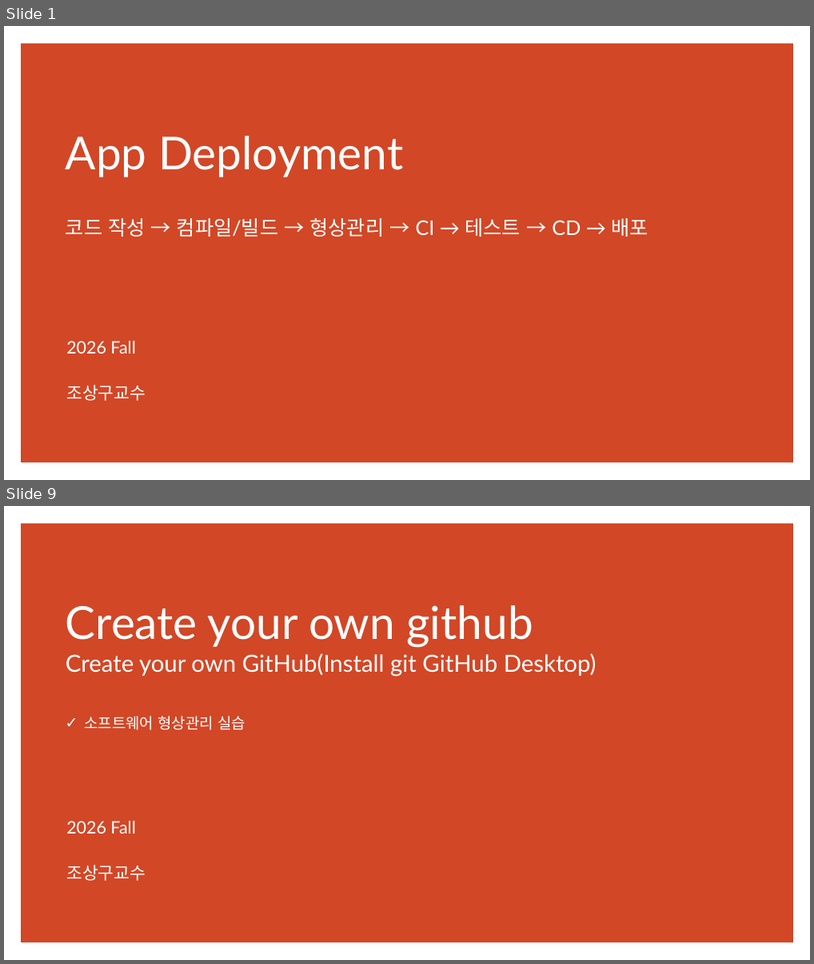
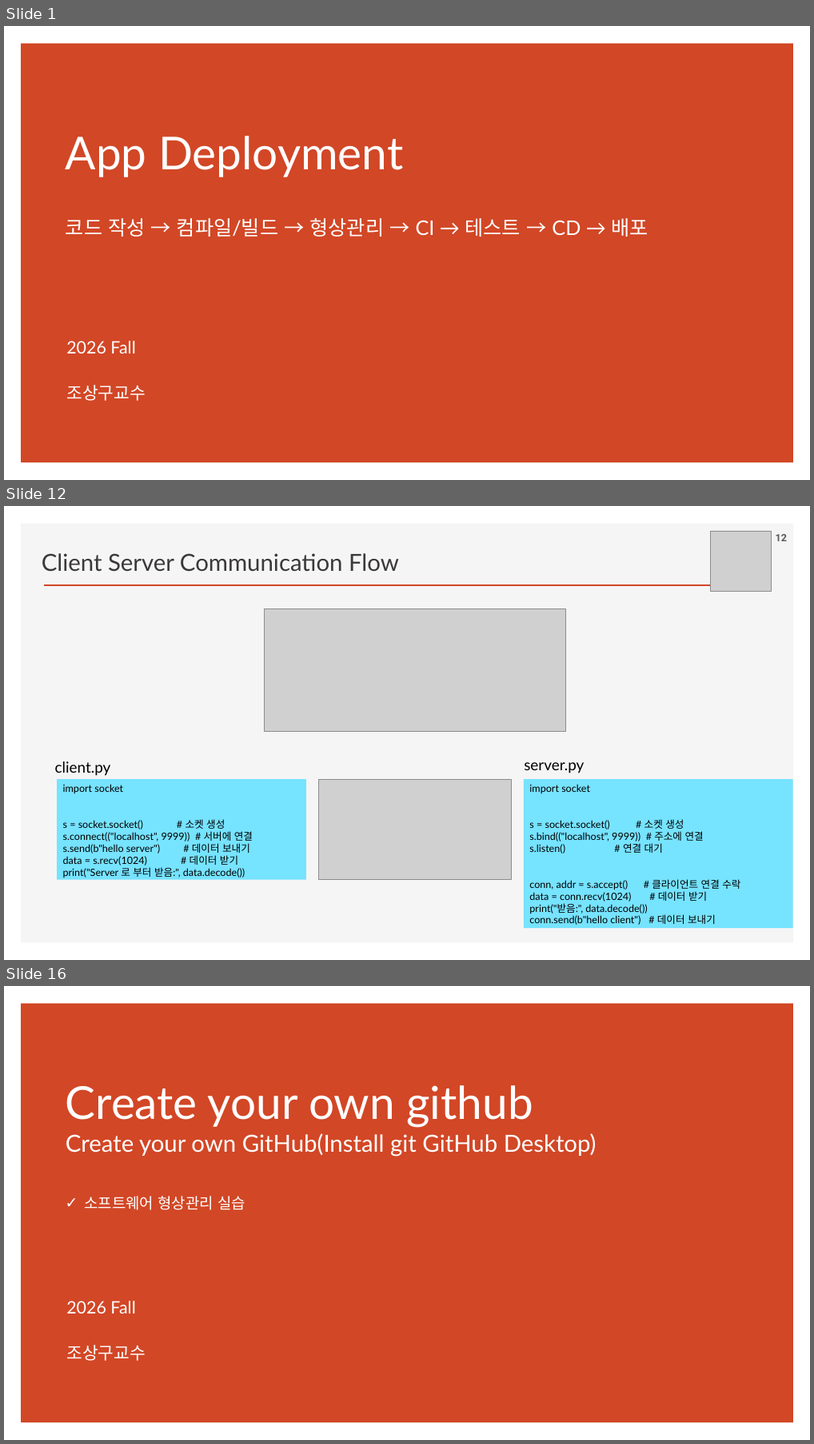
Before and after one commit to ancestor9/2026_Fall_Application-Deployment, a slide deck: App Deployment.pptx. Shown one above the other, each under a label of ours: slides 1 and 9 before the commit, slides 1, 12 and 16 after it; the slides between them are not shown. The pictures are 814x964 and 814x1444 pixels, drawn with LibreOffice and Linux fonts; fonts in the diff are those of the drawing; grey boxes stand for pictures; background and template pictures are left out. Boxes give left, top, right and bottom in pixels: in the first picture for what was removed or moved away, otherwise in the second. Text is boxed around its words. In the diff, an @@ line names an element or a change of style, - is before the commit and + after.

```diff
--- a/App Deployment.pptx
+++ b/App Deployment.pptx
@@ slide 12 added at bbox=[4, 506, 810, 960], background #FFFFFF @@
@@ rectangle added at bbox=[21, 524, 794, 943], fill #F5F5F5 @@
@@ text added at bbox=[42, 553, 399, 572], 28 pt, text #3B3838 @@
+Client Server Communication Flow
@@ picture added at bbox=[711, 531, 772, 592] @@
@@ page number added at bbox=[776, 534, 787, 541], 12 pt, text #595959, bold @@
+12
@@ line added from (44, 585) to (770, 585), #D24726 2 pt @@
@@ picture added at bbox=[264, 609, 566, 731] @@
@@ text added at bbox=[55, 761, 111, 776], 18 pt, text #000000 @@
+client.py
@@ text added at bbox=[524, 762, 584, 773], 18 pt, text #000000 @@
+server.py
@@ rectangle added at bbox=[58, 779, 306, 880], fill #76E3FF, 12 pt, text #000000 @@
+import socket
+s = socket.socket() # 소켓 생성
+s.connect(("localhost", 9999)) # 서버에 연결
+s.send(b"hello server") # 데이터 보내기
+data = s.recv(1024) # 데이터 받기
+print("Server 로 부터 받음:", data.decode())
@@ picture added at bbox=[319, 779, 511, 880] @@
@@ rectangle added at bbox=[524, 779, 794, 928], fill #76E3FF, 12 pt, text #000000 @@
+import socket
+s = socket.socket() # 소켓 생성
+s.bind(("localhost", 9999)) # 주소에 연결
+s.listen() # 연결 대기
+conn, addr = s.accept() # 클라이언트 연결 수락
+data = conn.recv(1024) # 데이터 받기
+print("받음:", data.decode())
+conn.send(b"hello client") # 데이터 보내기
@@ what was slide 9 is now slide 16 @@
```
Also in this commit, not shown: 12 slides changed, 9 other slides added.
